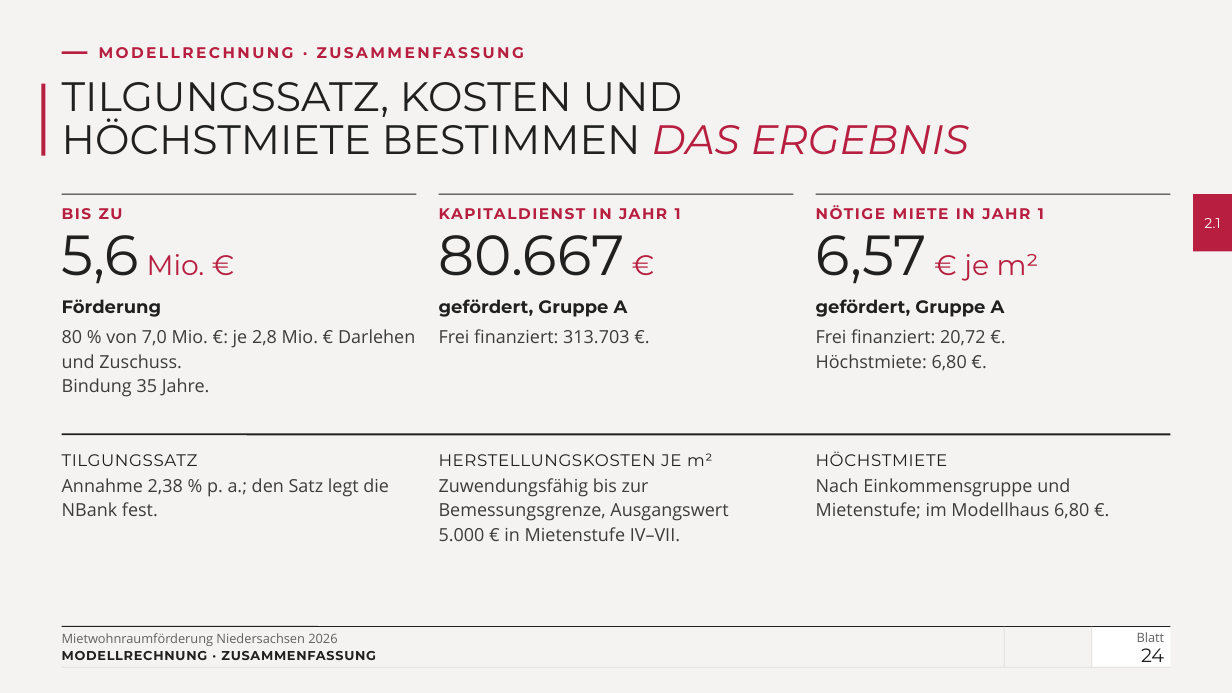
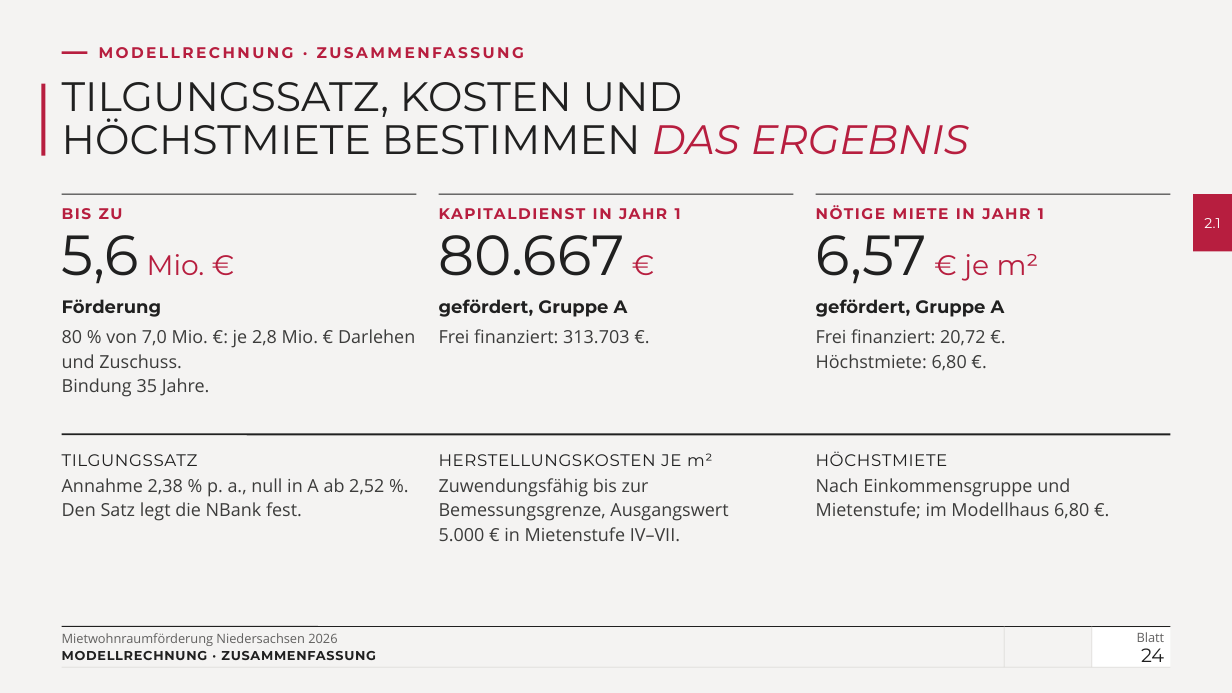
Before and after one commit to vgedaschko/NBank, a slide deck: slide 24 of praesentation/dist/PGN-Mietwohnraumfoerderung-Niedersachsen-2026-Vortrag.pptx. Drawn at 1232x693 pixels with LibreOffice and Linux fonts; fonts in the diff are those of the drawing; background and template pictures are left out. Boxes give left, top, right and bottom in pixels: in the first picture for what was removed or moved away, otherwise in the second. Text is boxed around its words. In the diff, an @@ line names an element or a change of style, - is before the commit and + after.

```diff
--- a/praesentation/dist/PGN-Mietwohnraumfoerderung-Niedersachsen-2026-Vortrag.pptx
+++ b/praesentation/dist/PGN-Mietwohnraumfoerderung-Niedersachsen-2026-Vortrag.pptx
@@ text at (x1=62, y1=478, x2=384, y2=521): text changed @@
-Annahme 2,38 % p. a.; den Satz legt die NBank fest.
+Annahme 2,38 % p. a., null in A ab 2,52 %. Den Satz legt die NBank fest.
```
Also in this commit, not shown: 20 other slides changed, 25 other files.
